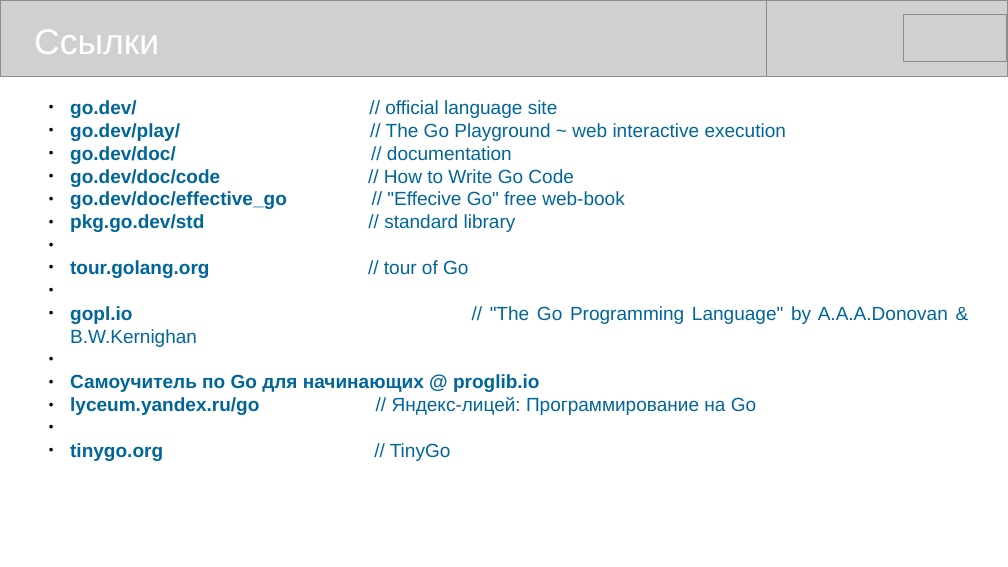
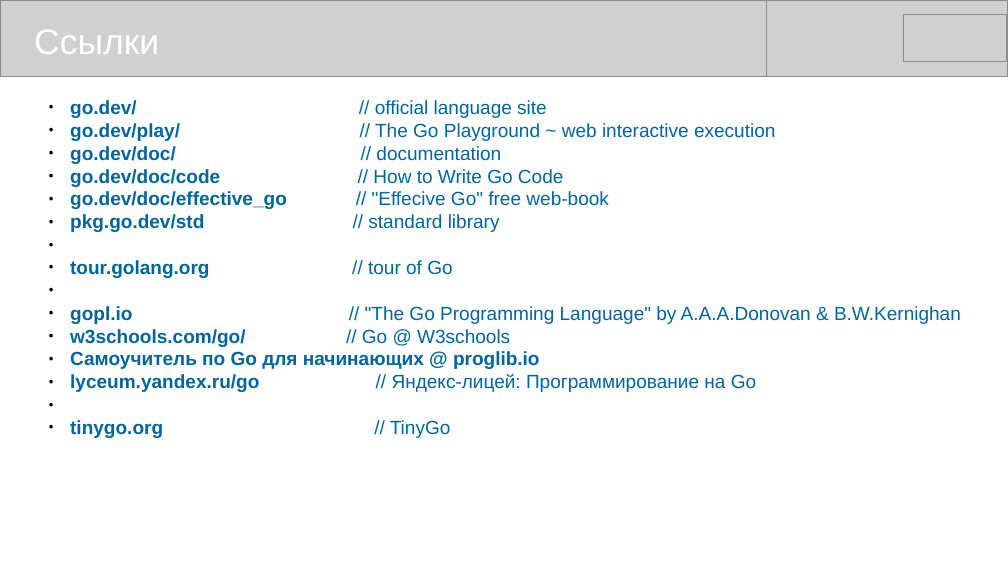
Before and after one commit to mike-shock/Go_language, a slide deck: slide 17 of Go_Intro.odp (slide 13 before the commit). Drawn at 1008x567 pixels with LibreOffice and Linux fonts; fonts in the diff are those of the drawing; grey boxes stand for pictures. Boxes give left, top, right and bottom in pixels: in the first picture for what was removed or moved away, otherwise in the second. Text is boxed around its words. In the diff, an @@ line names an element or a change of style, - is before the commit and + after.

```diff
--- a/Go_Intro.odp
+++ b/Go_Intro.odp
@@ text at [70,329,510,347]: paragraph added @@
+● w3schools.com/go/ // Go @ W3schools
```
Also in this commit, not shown: 5 other slides changed, 4 slides added.
